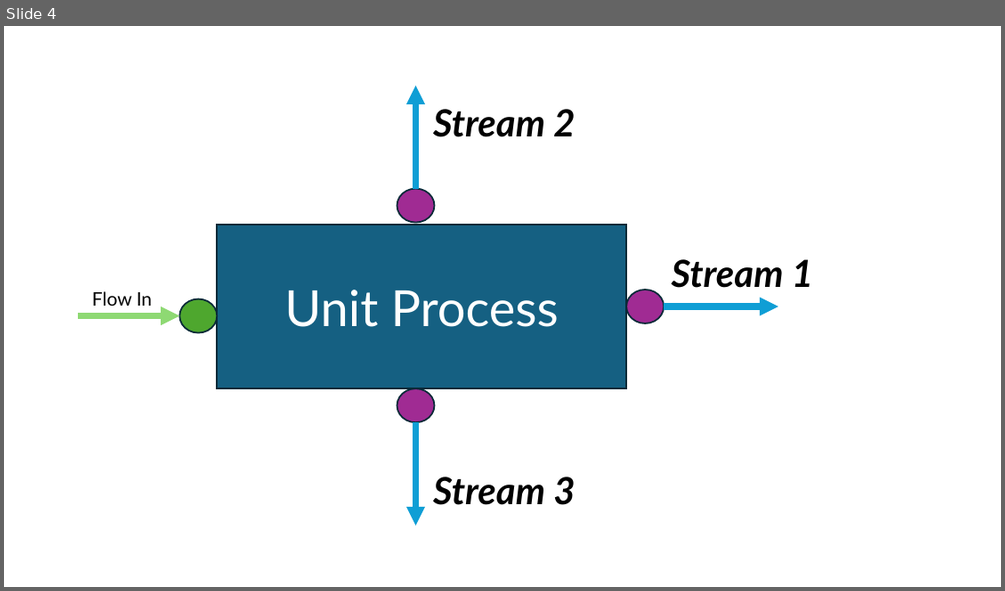
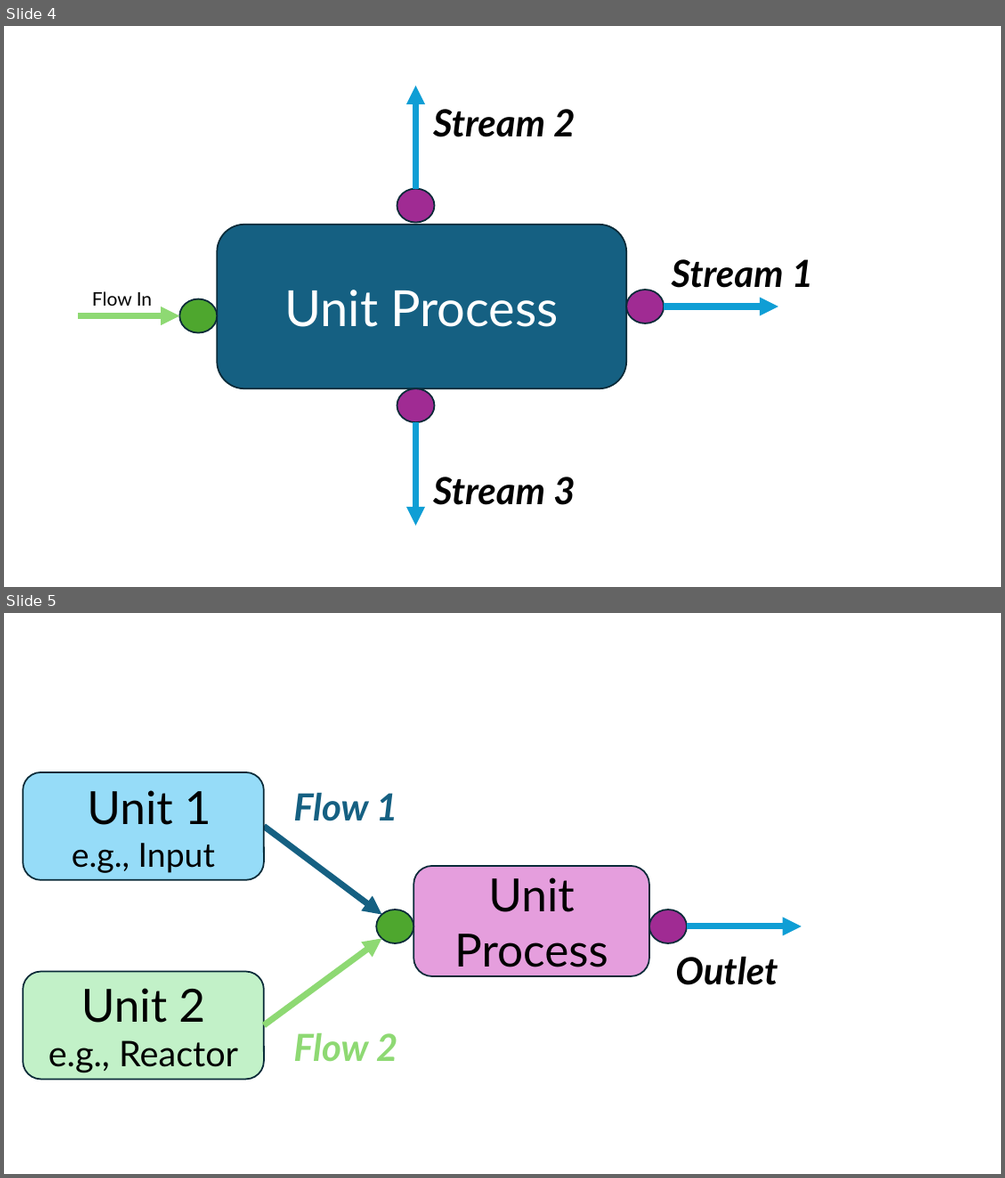
Before and after one commit to llvdrhau/OUTDOOR_USC, a slide deck: src/outdoor/user_interface/dialogs/figures/Raw figure separation.pptx. Shown one above the other, each under a label of ours: slide 4 before the commit, slides 4 and 5 after it. The pictures are 1005x591 and 1005x1178 pixels, drawn with LibreOffice and Linux fonts; fonts in the diff are those of the drawing. Boxes give left, top, right and bottom in pixels: in the first picture for what was removed or moved away, otherwise in the second. Text is boxed around its words. In the diff, an @@ line names an element or a change of style, - is before the commit and + after.

```diff
--- a/src/outdoor/user_interface/dialogs/figures/Raw figure separation.pptx
+++ b/src/outdoor/user_interface/dialogs/figures/Raw figure separation.pptx
@@ slide 5 added at [4,613,1001,1174], background #FFFFFF @@
@@ rounded rectangle added at [23,772,264,880], fill #96DCF8, outline #092A39 1.5 pt, 32 pt, text #000000 @@
+Unit 1
+e.g., Input
@@ text added at [293,792,397,821], 36 pt, text #156082, bold, italic @@
+Flow 1
@@ arrow added from (264, 826) to (381, 915), #156082 6 pt @@
@@ rounded rectangle added at [413,866,649,976], fill #E59EDD, outline #092A39 1.5 pt, 44 pt, text #000000 @@
+Unit Process
@@ ellipse added at [376,909,413,943], fill #4EA72E, outline #092A39 1.5 pt @@
@@ ellipse added at [649,909,687,943], fill #A02B93, outline #092A39 1.5 pt @@
@@ arrow added from (687, 926) to (801, 926), #0F9ED5 6 pt @@
@@ arrow added from (264, 1025) to (381, 938), #8ED973 6 pt @@
@@ text added at [675,956,777,985], 36 pt, text #000000, bold, italic @@
+Outlet
@@ rounded rectangle added at [23,971,264,1078], fill #C2F1C8, outline #092A39 1.5 pt, 34 pt, text #000000 @@
+Unit 2
+e.g., Reactor
@@ text added at [293,1033,397,1062], 36 pt, text #8ED973, bold, italic @@
+Flow 2
@@ slide 4 changed as well @@
@@ rounded rectangle "Unit Process" at [217,224,627,389]: rectangle to rounded rectangle @@
```
Also in this commit, not shown: 3 other slides changed, 8 other files.
